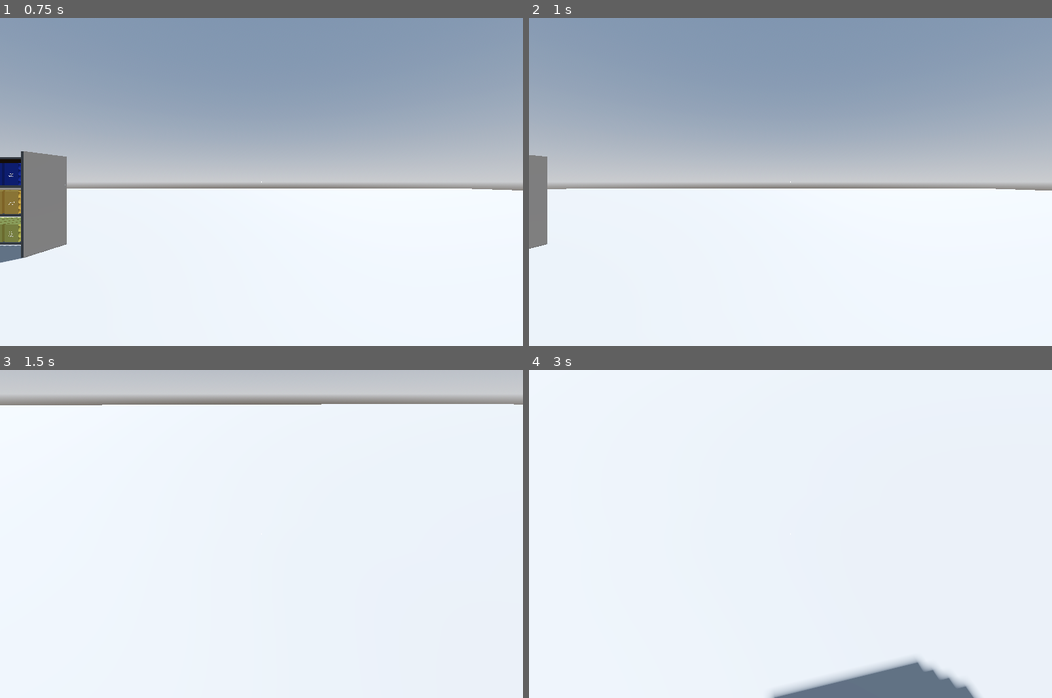
Above: before the commit, frames 1-4 (two rows, left to right).
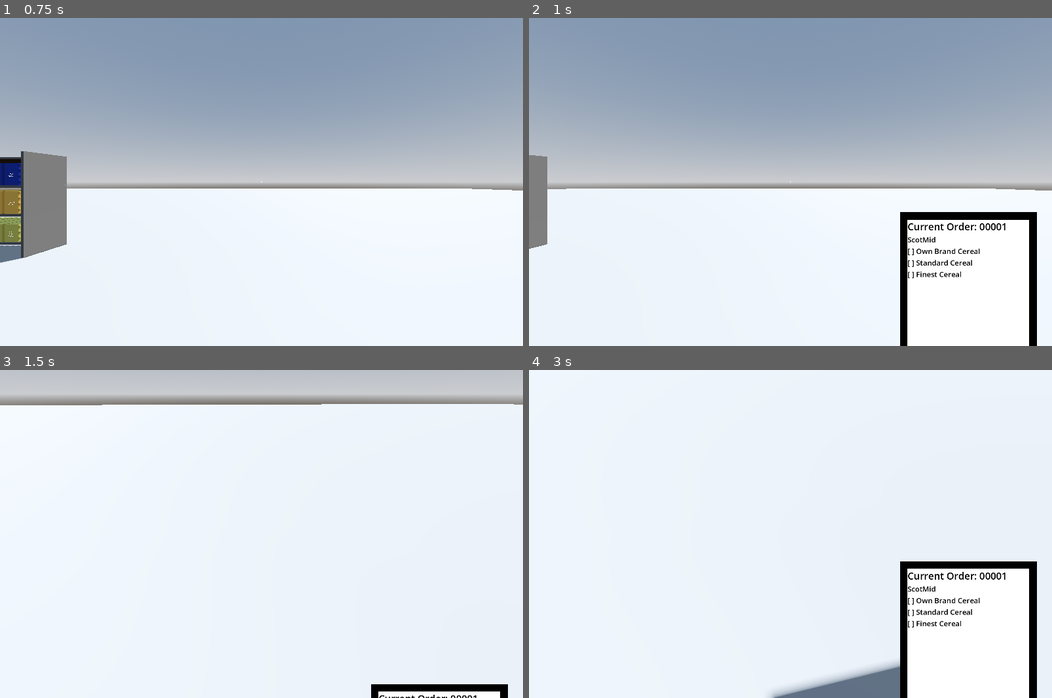
Above: after the commit, the same moments.

Repository: Allus-Interactive/speedy-shopper
Game: Godot game, scene res://game/world/shops/shop.tscn
Same seed, same stepped clock (60 frames per second), same inputs: the game is played once before the commit and once after it.
Inputs (mouse positions are in pixels of both pictures, inside the frame that each line leads up to):
- Up to frame 1 (0.75 s): tap Enter at 0.5 s; move the mouse to (376, 165) at 0.52 s; hold D (product_rotate_right) from 0.53 s (still down); tap E (interact) at 0.6 s; click (376, 165) at 0.67 s
- Up to frame 2 (1 s): keep holding D (product_rotate_right); tap T (toggle_scanner, bound only after the commit) at 0.8 s
- Up to frame 3 (1.5 s): move the mouse to (235, 534) at 1.27 s; release D (product_rotate_right) at 1.28 s; hold W (forwards) from 1.28 s (still down); tap T (toggle_scanner, bound only after the commit) at 1.35 s
- Up to frame 4 (3 s): keep holding W (forwards); tap E (interact) at 1.55, 2.1 s; tap Space at 2 s; move the mouse to (800, 527) at 2.02 s; tap T (toggle_scanner, bound only after the commit) at 2.3 s; move the mouse to (785, 540) at 2.77 s; tap R (replace) at 2.85 s; click (785, 540) at 2.92 s

Frame 1 is identical in both runs. In frame 2, 2.3% of the frame differs, in the area x 70-98%, y 59-100%; in frame 3, 0.7%; in frame 4, 3.5%, in the area x 70-98%, y 58-100%.

Commit message:
created scanner UI and implemented basic order manager

Diff:
--- /dev/null
+++ b/godot-project/assets/themes/scanner.tres
@@ -0,0 +1,6 @@
+[gd_resource type="Theme" format=3 uid="uid://ch0elgt0g6a0j"]
+
+[resource]
+Label/colors/font_color = Color(0, 0, 0, 1)
+Label/font_sizes/font_size = 24
+Label/fonts/font = null
--- /dev/null
+++ b/godot-project/game/global/game_manager.gd
@@ -0,0 +1,5 @@
+extends Node
+
+class_name GameManager
+
+var player_money = 0
--- /dev/null
+++ b/godot-project/game/global/order_manager.gd
@@ -0,0 +1,18 @@
+extends Node
+
+class_name OrderManager
+
+# TODO: remove temp order once order generation is working
+var temp_order: Dictionary = {
+	"shop_name": "ScotMid",
+	"order_id": 1,
+	"items": [
+		{ "product_id": 1, "product_name": "Own Brand Cereal", "barcode_value": 1, "quantity": 1, "scanned": false },
+		{ "product_id": 2, "product_name": "Standard Cereal", "barcode_value": 2, "quantity": 1, "scanned": false },
+		{ "product_id": 3, "product_name": "Finest Cereal", "barcode_value": 3, "quantity": 1, "scanned": false }
+	],
+	"delivery_address": "Pickup",
+	"reward": 10
+}
+
+var active_order: Dictionary = temp_order # TODO: should be initalized as {}
--- a/godot-project/game/player/player.gd
+++ b/godot-project/game/player/player.gd
@@ -27,6 +27,9 @@
 @onready var crosshair: ColorRect = $CanvasLayer/Control/Crosshair
 @onready var tooltip_panel: Panel = $CanvasLayer/Control/TooltipPanel
 @onready var tooltip_label: Label = $CanvasLayer/Control/TooltipPanel/TooltipLabel
+
+# Scanner
+@onready var scanner_ui: ScannerUI = $ScannerUI
 
 func _ready() -> void:
 	tooltip_panel.hide()
@@ -112,6 +115,10 @@
 	if is_inspecting_product and Input.is_mouse_button_pressed(MOUSE_BUTTON_LEFT):
 		scan_barcode()
 
+	if not is_inspecting_product and Input.is_action_just_pressed("toggle_scanner"):
+		scanner_ui.toggle_scanner()
+
+	# Check raycast for interactable object
 	if Input.is_action_just_released("interact"):
 		if ray_cast_3d.is_colliding():
 			var obj = ray_cast_3d.get_collider()
@@ -123,6 +130,10 @@
 	if is_inspecting_product:
 		return
 
+	# if scanner is open, close it
+	if scanner_ui.is_open:
+		scanner_ui.toggle_scanner()
+
 	held_product = product
 	held_product_original_parent = product.get_parent()
 	held_product_original_transform = product.global_transform
--- a/godot-project/game/player/player.tscn
+++ b/godot-project/game/player/player.tscn
@@ -1,6 +1,7 @@
 [gd_scene format=3 uid="uid://cjsrfjrg00vbp"]
 
 [ext_resource type="Script" uid="uid://dn4d35dl1g4im" path="res://game/player/player.gd" id="1_3vyb7"]
+[ext_resource type="PackedScene" uid="uid://c6m46wgh7wbdt" path="res://game/ui/scanner/scanner_ui.tscn" id="2_b2mth"]
 
 [sub_resource type="CapsuleMesh" id="CapsuleMesh_u8vuu"]
 radius = 0.4
@@ -84,3 +85,7 @@
 Press E to Interact"
 horizontal_alignment = 1
 vertical_alignment = 1
+
+[node name="ScannerUI" parent="." unique_id=267252903 instance=ExtResource("2_b2mth")]
+offset = Vector2(1220, 0)
+transform = Transform2D(1, 0, 0, 1, 1220, 0)
--- /dev/null
+++ b/godot-project/game/ui/scanner/scanner_ui.gd
@@ -0,0 +1,90 @@
+extends CanvasLayer
+
+class_name ScannerUI
+
+@export var closed_y: float = 1080.0
+@export var open_y: float = 630.0
+@export var slide_duration: float = 0.25
+
+@onready var scanner_container: ColorRect = $ScannerContainer
+@onready var title_label: Label = $ScannerContainer/Screen/MarginContainer/VBoxContainer/TitleLabel
+@onready var shop_label: Label = $ScannerContainer/Screen/MarginContainer/VBoxContainer/ShopLabel
+@onready var items_list: VBoxContainer = $ScannerContainer/Screen/MarginContainer/VBoxContainer/ScrollContainer/ItemsList
+#@onready var items_list: VBoxContainer = $ScannerContainer/Screen/MarginContainer/VBoxContainer/ItemsList
+
+@onready var scanner_theme = preload("res://assets/themes/scanner.tres")
+
+var is_open: bool = false
+var is_animating: bool = false
+
+func _ready() -> void:
+	scanner_container.position.y = closed_y
+
+func toggle_scanner() -> void:
+	if is_animating:
+		return
+
+	if is_open:
+		close()
+	else:
+		open()
+
+func open() -> void:
+	if is_open:
+		return
+
+	refresh_from_order()
+	is_open = true
+	_animate_to(open_y)
+
+func close() -> void:
+	if not is_open:
+		return
+
+	is_open = false
+	_animate_to(closed_y)
+
+func _animate_to(target_y: float) -> void:
+	is_animating = true
+
+	var tween = create_tween()
+	tween.set_trans(Tween.TRANS_CUBIC)
+	tween.set_ease(Tween.EASE_OUT)
+	tween.tween_property(scanner_container, "position:y", target_y, slide_duration)
+
+	await tween.finished
+	is_animating = false
+
+func refresh_from_order() -> void:
+	var order = TheOrderManager.active_order
+
+	if order.is_empty():
+		_clear_ui()
+		return
+
+	title_label.text = "Current Order: " + str(order.get("order_id")).pad_zeros(5)
+	shop_label.text = order.get("shop_name")
+
+	_rebuild_items_list(order.get("items", []))
+
+func _clear_ui() -> void:
+	title_label.text = "No Active Order"
+	shop_label.text = ""
+
+	for child in items_list.get_children():
+		child.queue_free()
+
+func _rebuild_items_list(items: Array) -> void:
+	for child in items_list.get_children():
+		child.queue_free()
+
+	for item in items:
+		var row: Label = Label.new()
+
+		var item_name: String = item.get("product_name", "Unknown Item")
+		var scanned: bool = item.get("scanned", false)
+		var status: String = "[X]" if scanned else "[ ]"
+
+		row.text = "%s %s" % [status, item_name]
+		row.theme = scanner_theme
+		items_list.add_child(row)
--- /dev/null
+++ b/godot-project/game/ui/scanner/scanner_ui.tscn
@@ -0,0 +1,65 @@
+[gd_scene format=3 uid="uid://c6m46wgh7wbdt"]
+
+[ext_resource type="Theme" uid="uid://ch0elgt0g6a0j" path="res://assets/themes/scanner.tres" id="1_6jepp"]
+[ext_resource type="Script" uid="uid://bqsvxyw8n6xnq" path="res://game/ui/scanner/scanner_ui.gd" id="1_cor6b"]
+
+[node name="ScannerUI" type="CanvasLayer" unique_id=267252903]
+script = ExtResource("1_cor6b")
+
+[node name="ScannerContainer" type="ColorRect" parent="." unique_id=1870317863]
+custom_minimum_size = Vector2(450, 650)
+offset_right = 450.0
+offset_bottom = 650.0
+color = Color(0, 0, 0, 1)
+
+[node name="Screen" type="ColorRect" parent="ScannerContainer" unique_id=863298307]
+custom_minimum_size = Vector2(400, 600)
+layout_mode = 1
+anchors_preset = 8
+anchor_left = 0.5
+anchor_top = 0.5
+anchor_right = 0.5
+anchor_bottom = 0.5
+offset_left = -200.0
+offset_top = -300.0
+offset_right = 200.0
+offset_bottom = 300.0
+grow_horizontal = 2
+grow_vertical = 2
+
+[node name="MarginContainer" type="MarginContainer" parent="ScannerContainer/Screen" unique_id=1271660774]
+custom_minimum_size = Vector2(400, 600)
+layout_mode = 1
+anchors_preset = 8
+anchor_left = 0.5
+anchor_top = 0.5
+anchor_right = 0.5
+anchor_bottom = 0.5
+offset_left = -20.0
+offset_top = -20.0
+offset_right = 20.0
+offset_bottom = 20.0
+grow_horizontal = 2
+grow_vertical = 2
+
+[node name="VBoxContainer" type="VBoxContainer" parent="ScannerContainer/Screen/MarginContainer" unique_id=1290389730]
+layout_mode = 2
+
+[node name="TitleLabel" type="Label" parent="ScannerContainer/Screen/MarginContainer/VBoxContainer" unique_id=1794571013]
+layout_mode = 2
+theme = ExtResource("1_6jepp")
+theme_override_font_sizes/font_size = 32
+text = "Current Order: 00001"
+
+[node name="ShopLabel" type="Label" parent="ScannerContainer/Screen/MarginContainer/VBoxContainer" unique_id=1676859107]
+layout_mode = 2
+theme = ExtResource("1_6jepp")
+theme_override_font_sizes/font_size = 24
+text = "Shop Name"
+
+[node name="ScrollContainer" type="ScrollContainer" parent="ScannerContainer/Screen/MarginContainer/VBoxContainer" unique_id=1416076793]
+custom_minimum_size = Vector2(0, 500)
+layout_mode = 2
+
+[node name="ItemsList" type="VBoxContainer" parent="ScannerContainer/Screen/MarginContainer/VBoxContainer/ScrollContainer" unique_id=497716111]
+layout_mode = 2
--- a/godot-project/project.godot
+++ b/godot-project/project.godot
@@ -18,6 +18,11 @@
 run/main_scene="uid://ch7gd6ebp4842"
 config/features=PackedStringArray("4.6", "Forward Plus")
 config/icon="res://icon.svg"
+
+[autoload]
+
+TheGameManager="*uid://c4cktdpayevwu"
+TheOrderManager="*uid://8qw21rlqvxpy"
 
 [display]
 
@@ -95,3 +100,8 @@
 "events": [Object(InputEventKey,"resource_local_to_scene":false,"resource_name":"","device":-1,"window_id":0,"alt_press …(192 unchanged characters)…
 ]
 }
+toggle_scanner={
+"deadzone": 0.2,
+"events": [Object(InputEventKey,"resource_local_to_scene":false,"resource_name":"","device":-1,"window_id":0,"alt_pressed":false,"shift_pressed":false,"ctrl_pressed":false,"meta_pressed":false,"pressed":false,"keycode":0,"physical_keycode":84,"key_label":0,"unicode":116,"location":0,"echo":false,"script":null)
+]
+}
Not shown, added: godot-project/game/global/game_manager.gd.uid
Not shown, added: godot-project/game/global/order_manager.gd.uid
Not shown, added: godot-project/game/ui/scanner/scanner_ui.gd.uid
